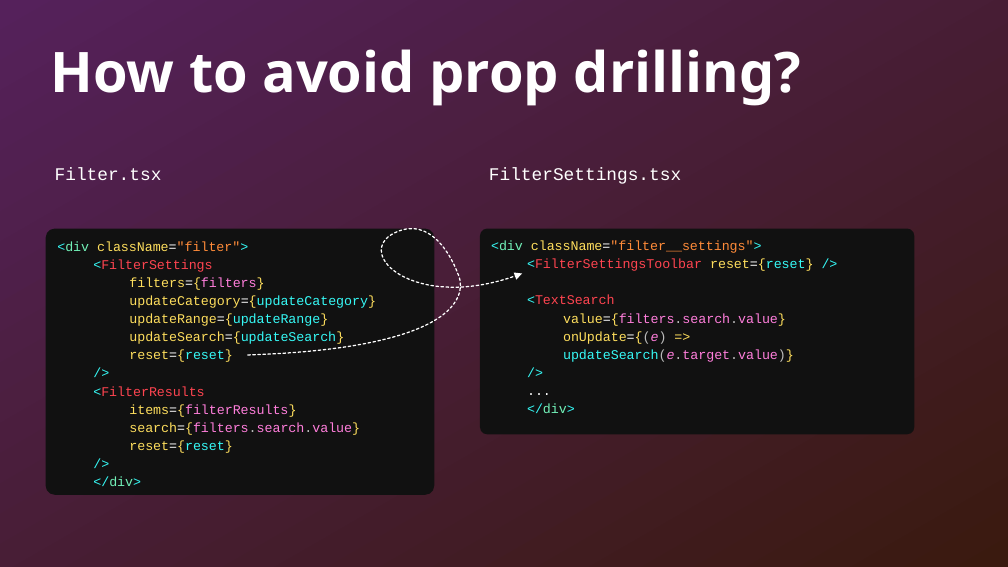
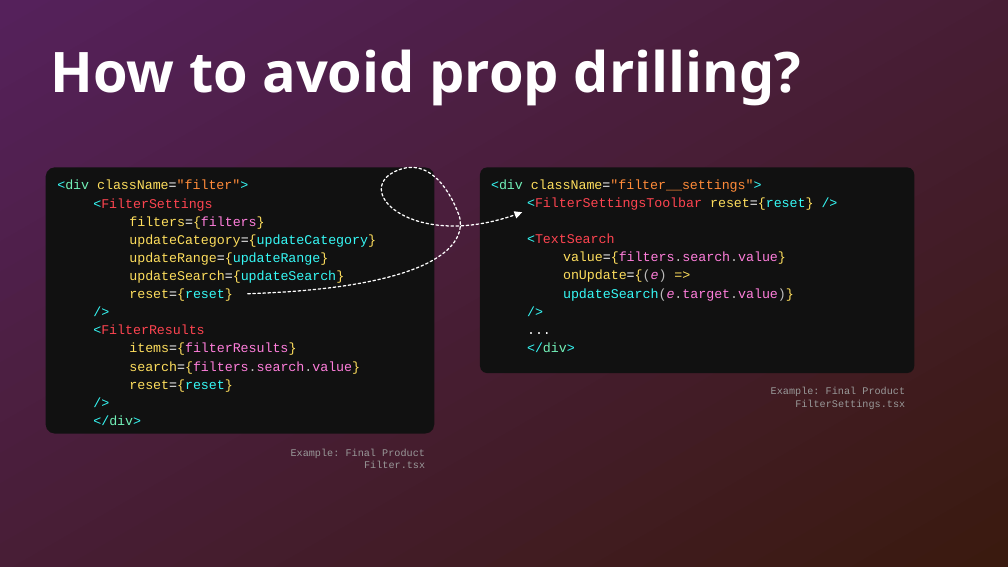
Before and after one commit to dytrws/dytrws, a slide deck: slide 48 of public/slides.odp (slide 47 before the commit). Drawn at 1008x567 pixels with LibreOffice and Linux fonts; fonts in the diff are those of the drawing; background and template pictures are left out. Boxes give left, top, right and bottom in pixels: in the first picture for what was removed or moved away, otherwise in the second. Text is boxed around its words. In the diff, an @@ line names an element or a change of style, - is before the commit and + after.

```diff
--- a/public/slides.odp
+++ b/public/slides.odp
@@ text removed at [55,167,162,180] @@
-Filter.tsx
@@ 2 rounded rectangles, 1 freeform shape: place and size @@
-2 rounded rectangles, 1 freeform shape at [46,229,915,495]
+2 rounded rectangles, 1 freeform shape at [46,167,915,434]
@@ text removed at [489,167,681,184] @@
-FilterSettings.tsx
@@ text added at [771,388,905,409], 8 pt, text #999999 @@
+Example: Final Product
+FilterSettings.tsx
@@ text added at [291,449,425,468], 8 pt, text #999999 @@
+Example: Final Product
+Filter.tsx
```
Also in this commit, not shown: 28 other slides changed, 6 slides added, 4 slides removed, 2 other files.
